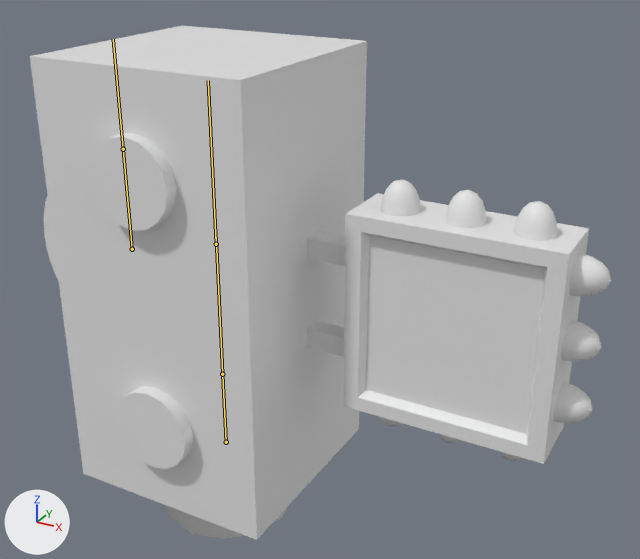
The FBX model Assets/Meshes/Station/station_big.fbx: old version first, new version second.
Camera for both pictures: a camera (50 mm lens) standing at (0.0448, -0.0617, 0.0321) and looking at (0.0092, 0.0029, -0.0002). Every picture has the same lights, and +X, +Y and +Z are marked at lower left. The first picture is the older version. The bones that change, and the others that lie on the model, are drawn over the model as lines.

The first picture shows 'StationBig'.
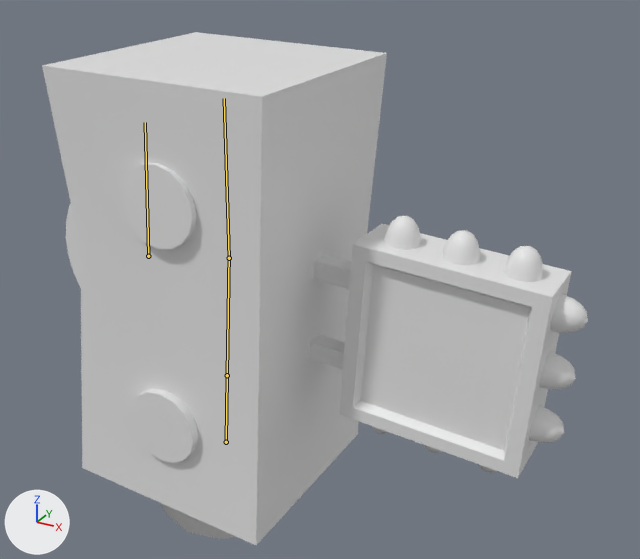
The newer file adds an action. The first version stands in its rest pose; the second is drawn at frame 9 of the action '02-Wobble'.

Boxes [x1, y1, x2, y2] around the edits, measured in the pictures (640 x 559 px):
'StationBig', posed (6% narrower): before [30, 26, 611, 540]; after [42, 32, 588, 545]
bone 'MainLow', root to tip: before (226, 442) to (222, 374); after (226, 442) to (227, 375)
bone 'MainMid', root to tip: before (222, 374) to (216, 237); after (227, 375) to (229, 251)
bone 'MainTop', root to tip: before (216, 244) to (208, 80); after (229, 258) to (224, 98)

The change in detail:
Bone 'MainLow' (bone_mainlow) turns from (0, 0, 0) to (0, 0, -4) degrees about its own x, y and z.
Bone 'MainMid' (bone_mainmid) is rescaled from (1.0, 1.0, 1.0) to (0.92, 0.92, 0.92).
Bone 'MainTop' (bone_maintop) turns from (0, 0, 0) to (0, 0, 3) degrees about its own x, y and z.
Bone 'MainTop' (bone_maintop) is rescaled from (1.0, 1.0, 1.0) to (1.11, 1.11, 1.11).
